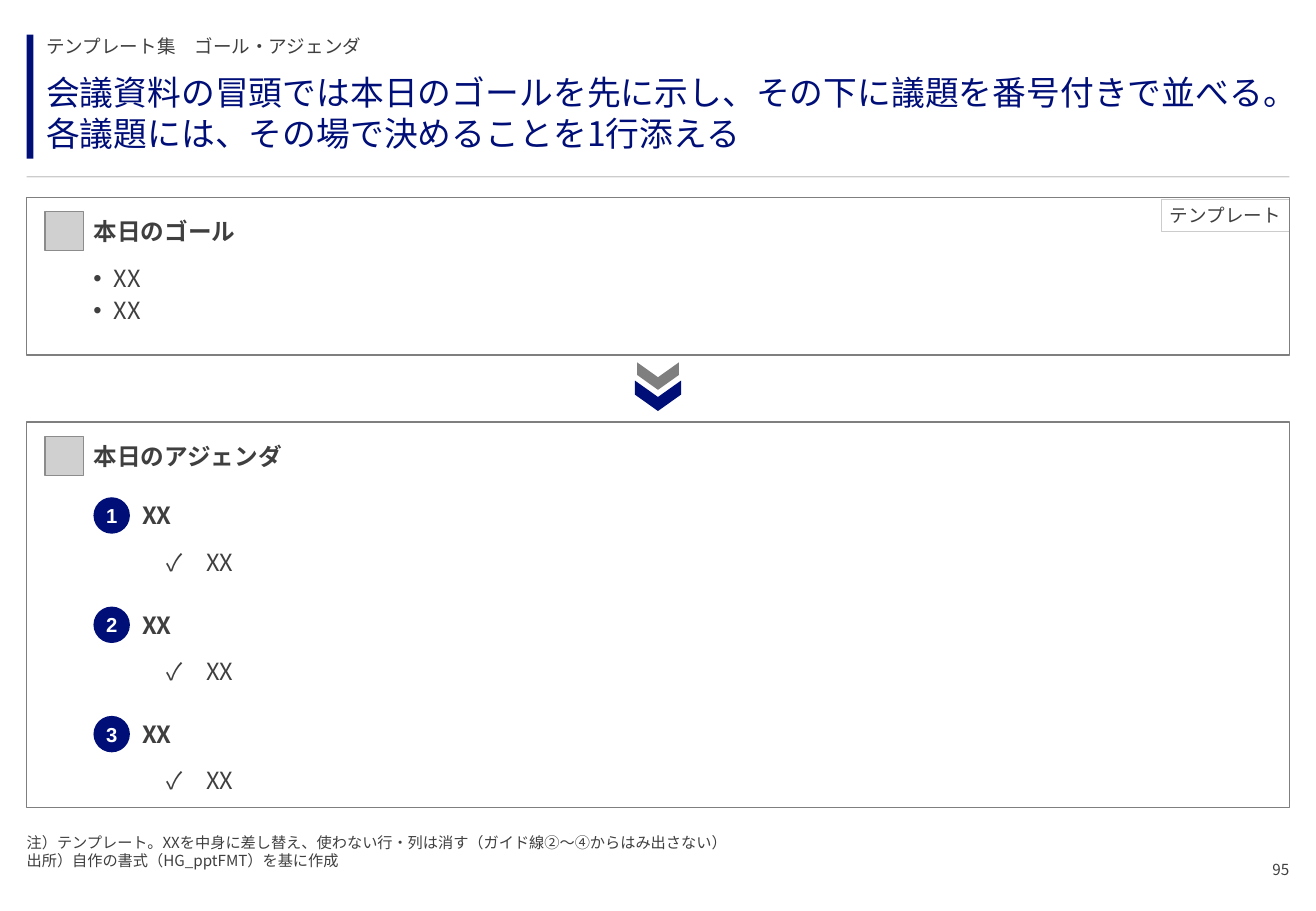
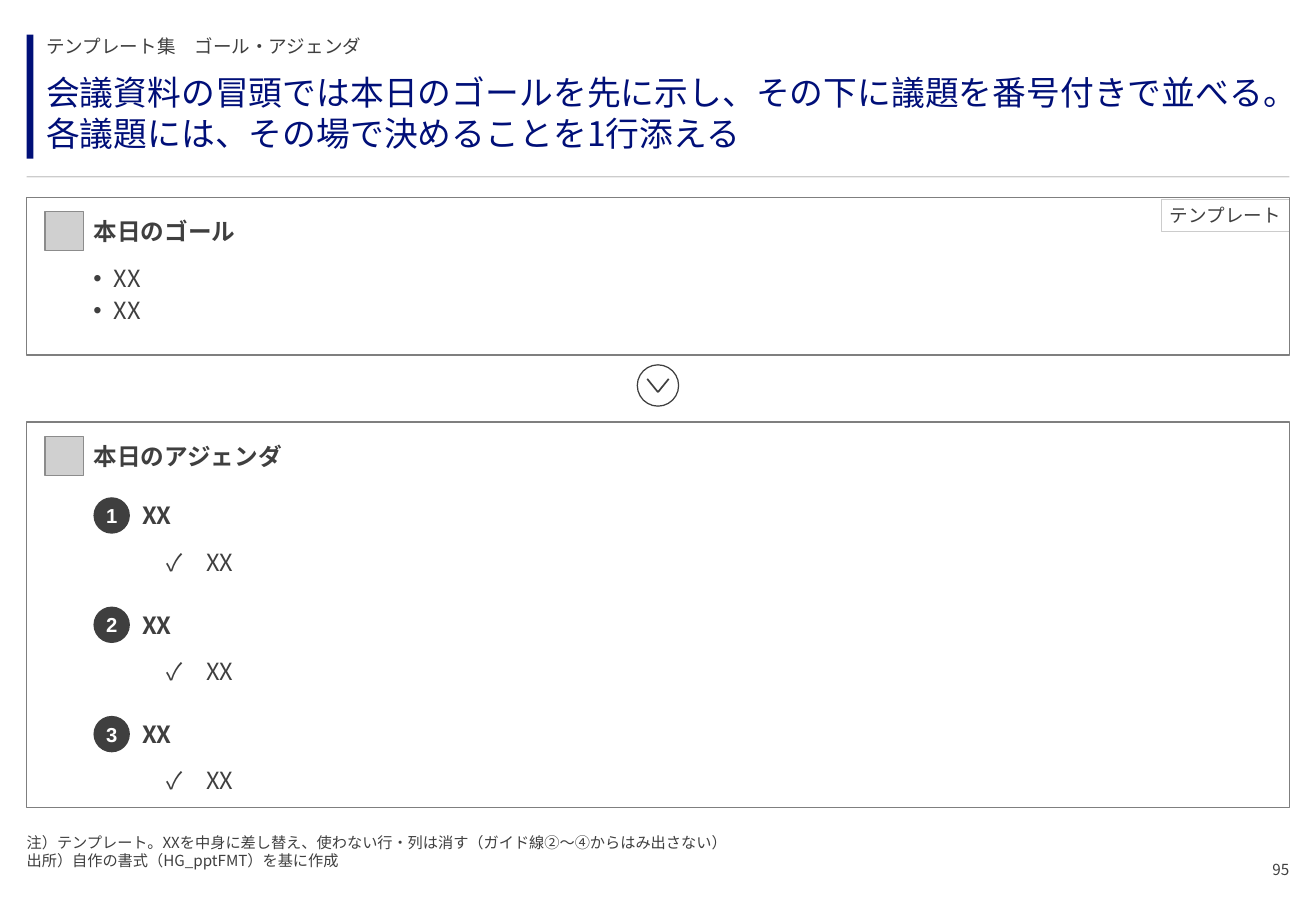
Before and after one commit to GontaHH/slide_builder, a slide deck: slide 95 of patterns/pattern-deck.pptx. Drawn at 1316x911 pixels with LibreOffice and Linux fonts; fonts in the diff are those of the drawing; grey boxes stand for pictures. Boxes give left, top, right and bottom in pixels: in the first picture for what was removed or moved away, otherwise in the second. Text is boxed around its words. In the diff, an @@ line names an element or a change of style, - is before the commit and + after.

```diff
--- a/patterns/pattern-deck.pptx
+++ b/patterns/pattern-deck.pptx
@@ freeform shape removed at bbox=[636, 380, 682, 411] @@
@@ freeform shape removed at bbox=[638, 362, 679, 390] @@
@@ ellipse added at bbox=[638, 365, 679, 406], fill #FFFFFF, outline #3F3F3F 0.75 pt @@
@@ line added from (648, 379) to (659, 392), #3F3F3F 1 pt @@
@@ line added from (659, 392) to (668, 379), #3F3F3F 1 pt @@
@@ fill #000F78 to #3F3F3F in 3 elements at bbox=[94, 497, 130, 533], bbox=[94, 606, 130, 643], bbox=[94, 716, 130, 752] @@
```
Also in this commit, not shown: 78 other slides changed, 16 other files.
